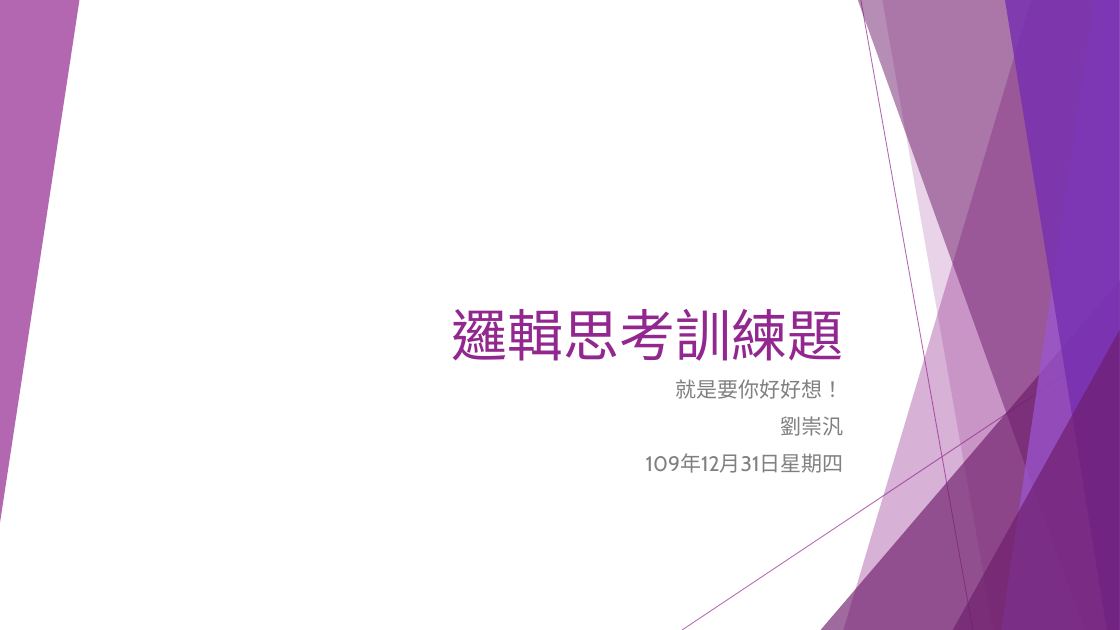
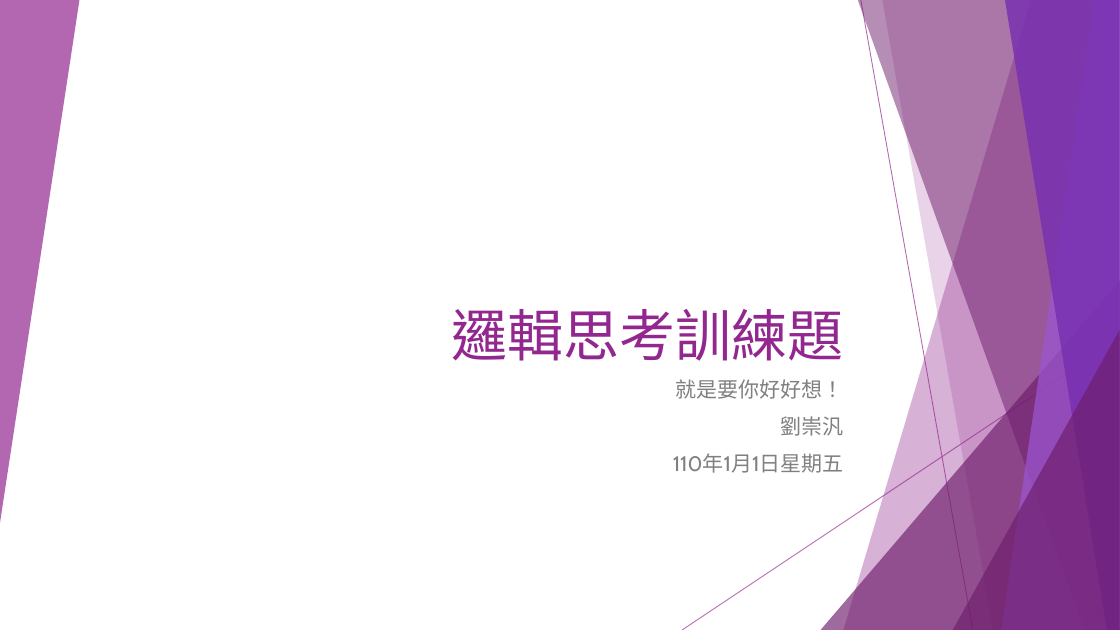
Before and after one commit to liulawsi/My_PPTs, a slide deck: slide 1 of CHING JIAN/C_Class/A1_邏輯思考訓練題.pptx. Drawn at 1120x630 pixels with LibreOffice and Linux fonts; fonts in the diff are those of the drawing. Boxes give left, top, right and bottom in pixels: in the first picture for what was removed or moved away, otherwise in the second. Text is boxed around its words. In the diff, an @@ line names an element or a change of style, - is before the commit and + after.

Commit message:
2021/1/1

```diff
--- a/CHING JIAN/C_Class/A1_邏輯思考訓練題.pptx
+++ b/CHING JIAN/C_Class/A1_邏輯思考訓練題.pptx
@@ subtitle at box(673, 453, 844, 473): text changed @@
-109年12月31日星期四
+110年1月1日星期五
```
Also in this commit, not shown: 1 other slide changed, 1 slide added.
